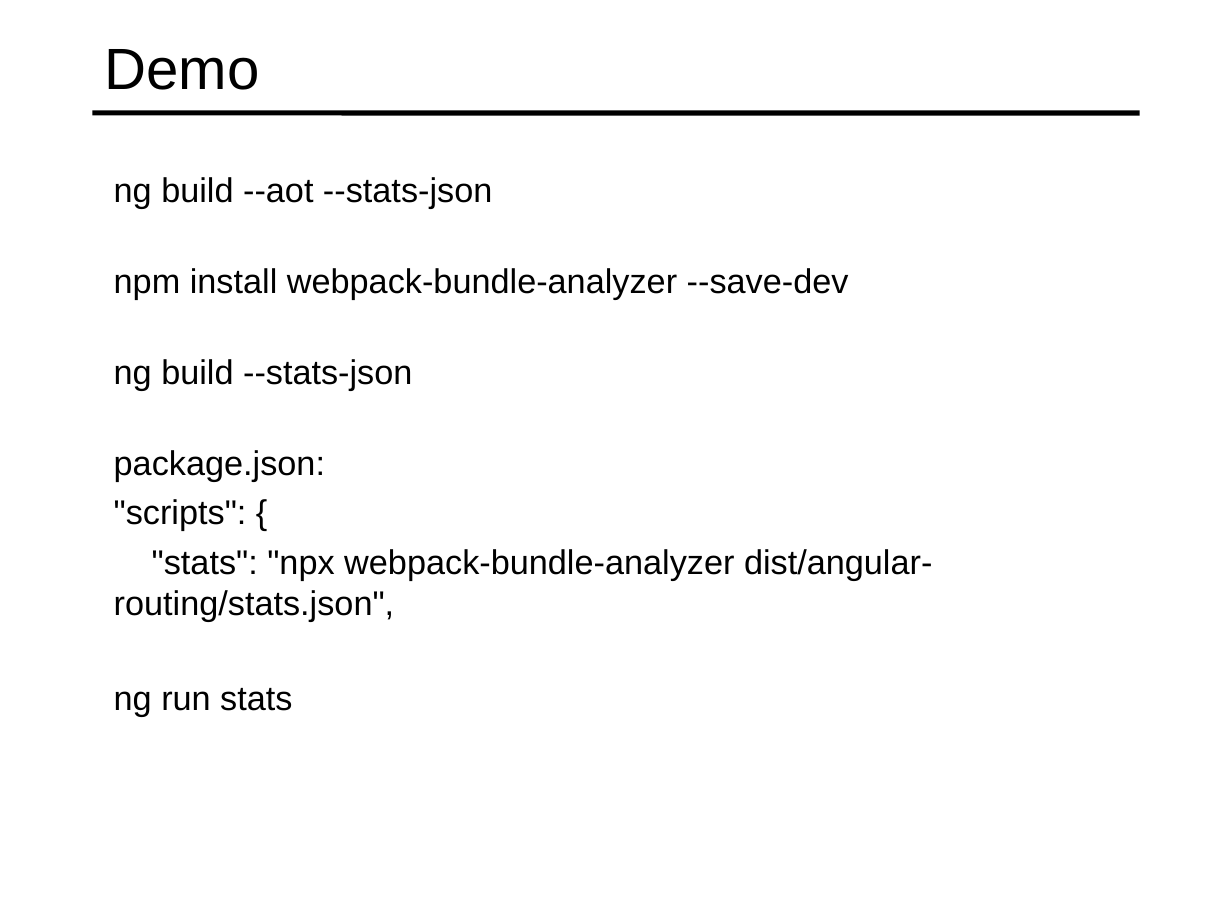
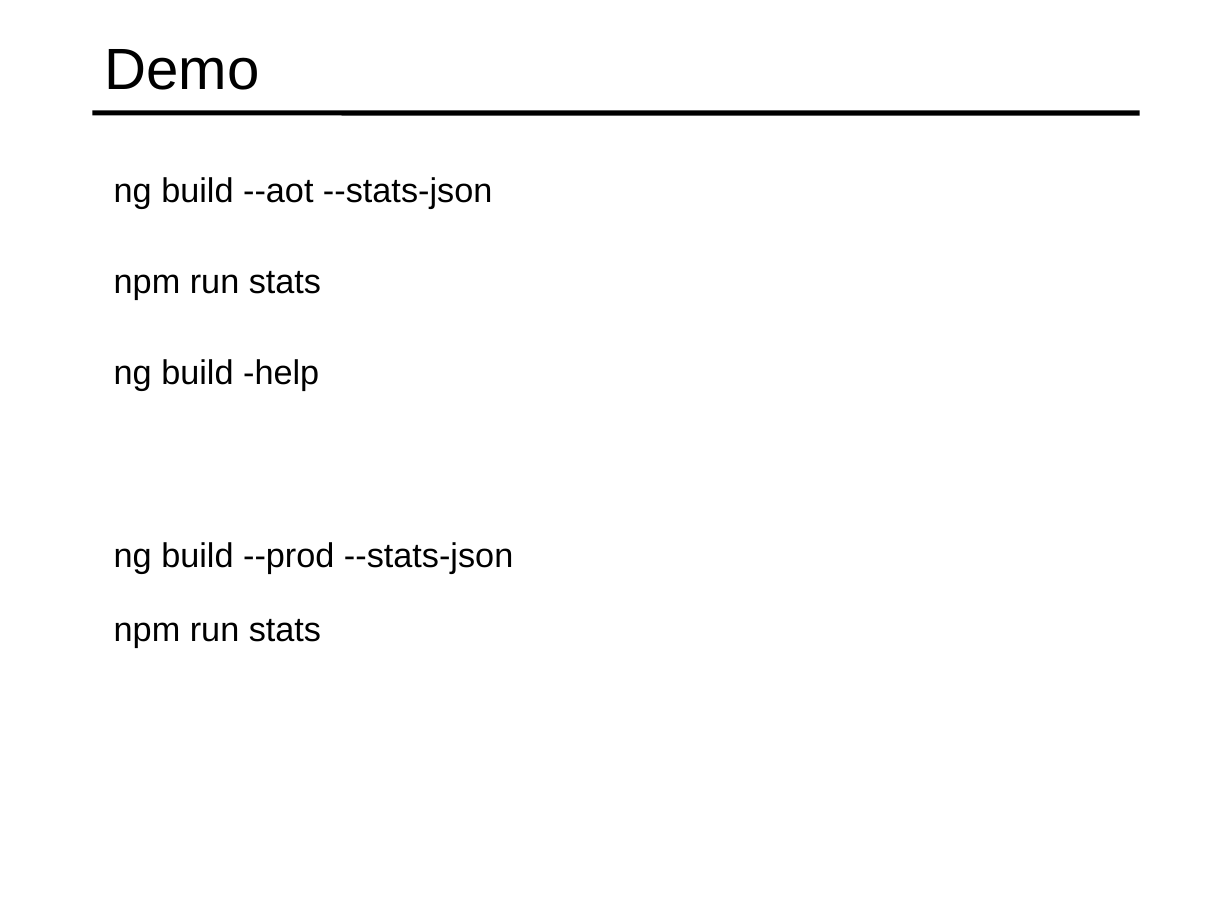
Before and after one commit to specter01wj/Jago_Link_Training, a slide deck: slide 12 of Angular/Angular7/Angular CLI/6.Building and Serving/L6_Building and Serving.ppt. Drawn at 1232x924 pixels with LibreOffice and Linux fonts; fonts in the diff are those of the drawing. Boxes give left, top, right and bottom in pixels: in the first picture for what was removed or moved away, otherwise in the second. Text is boxed around its words. In the diff, an @@ line names an element or a change of style, - is before the commit and + after.

Commit message:
09/05/2019 v1

```diff
--- a/Angular/Angular7/Angular CLI/6.Building and Serving/L6_Building and Serving.ppt
+++ b/Angular/Angular7/Angular CLI/6.Building and Serving/L6_Building and Serving.ppt
@@ text at (114, 271, 321, 299): text changed @@
-  npm install webpack-bundle-analyzer --save-dev
+  npm run stats
@@ text at (114, 359, 319, 390): text changed @@
-  ng build --stats-json
+  ng build -help
@@ text removed at (114, 450, 932, 621) @@
-  package.json:
-  "scripts": {
-  "stats": "npx webpack-bundle-analyzer dist/angular-routing/stats.json",
@@ text added at (114, 542, 513, 574), 20 pt, text #000000 @@
+  ng build --prod --stats-json
@@ text at (114, 619, 321, 648): text changed @@
-  ng run stats
+  npm run stats
```
Also in this commit, not shown: 1 slide added.
